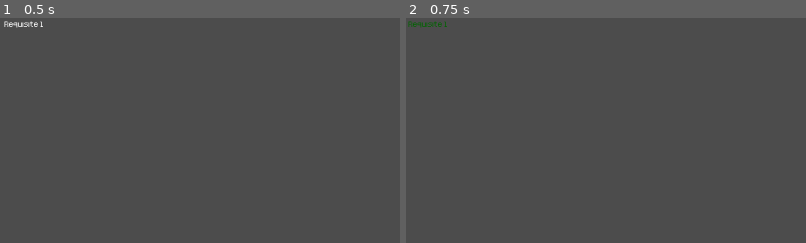
Above: before the commit, frames 1-2 (left to right).
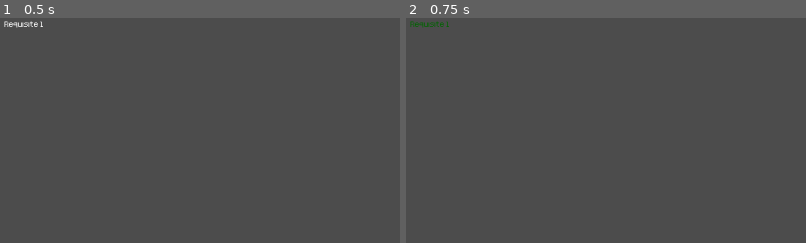
Above: after the commit, the same moments.

Repository: Clovisindo/CV-Please
Game: Godot game, scene res://scenes/game/items/job_offer/job_requisite.tscn
The game is run twice, just before and just after one commit, with the same random seed, the same clock (stepped at 60 frames per second) and the same inputs. This scene is started directly instead of the project's main scene. The engine's default icon, where the game draws it, is replaced by a stand-in: a white triangle on a blue panel in a dark square.
Inputs (mouse positions are % of the whole screen's width and height, from its top left):
- Up to frame 1 (0.5 s): no input
- Up to frame 2 (0.75 s): tap Enter at 0.5 s; move the mouse to (14, 2) at 0.52 s; click (14, 2) at 0.67 s
The pictures show only the part of the screen within x 0-50%, y 0-50%; the shares and areas given below are measured in that part.

Frame 1 is identical in both runs. In frame 2, 0.1% of the frame differs, in the area x 0-11%, y 1-4%.

Commit message:
correciones modo preguntas cruzadas
Cuando no hay respuesta, se sale del modo preguntas cruzadas.
Mas feedback color, y posicion estados modo cruzado.
Eliminamos la referencia en el interaction_dialog por que ya no se usa el estado matched.

Diff:
--- a/scenes/game/items/curriculum/skill_panel.gd
+++ b/scenes/game/items/curriculum/skill_panel.gd
@@ -95,7 +95,7 @@
 func skill_cross_progress():
 	if current_status == SkillStatus.CROSS_IDLE:
 		current_status = SkillStatus.CROSS_IN_PROGRESS
-		rect_position.x = 0
+		rect_position.x = 10
 		$SkillText.add_color_override("default_color", Color(1, 1, 0, 1))
 
 
@@ -142,7 +142,7 @@
 
 func _process_as_cross_idle(event):
 	if event is InputEventMouseButton && Input.is_mouse_button_pressed(BUTTON_LEFT):
-		current_status = SkillStatus.CROSS_IN_PROGRESS
+		skill_cross_progress()
 		emit_signal("send_cross_question")
 
 
@@ -153,7 +153,10 @@
 
 func _process(delta):
 	_set_size_by_text()
-	if current_status == SkillStatus.IDLE && is_hovered:
+	if (
+		(current_status == SkillStatus.IDLE || current_status == SkillStatus.CROSS_IDLE)
+		&& is_hovered
+	):
 		if rect_position.x >= x_limit || rect_position.x <= -1:
 			velocity *= -1
 		rect_position.x += velocity * delta
--- a/scenes/game/items/job_offer/job_requisite.gd
+++ b/scenes/game/items/job_offer/job_requisite.gd
@@ -95,7 +95,7 @@
 func requisite_cross_progress():
 	if current_status == JobOfferStatus.CROSS_IDLE:
 		current_status = JobOfferStatus.CROSS_IN_PROGRESS
-		rect_position.x = 0
+		rect_position.x = 10
 		$RequisiteText.add_color_override("default_color", Color(1, 1, 0, 1))
 
 
@@ -142,7 +142,7 @@
 
 func _process_as_cross_idle(event):
 	if event is InputEventMouseButton && Input.is_mouse_button_pressed(BUTTON_LEFT):
-		current_status = JobOfferStatus.CROSS_IN_PROGRESS
+		requisite_cross_progress()
 		emit_signal("send_cross_question")
 
 
@@ -153,7 +153,10 @@
 
 func _process(delta):
 	_set_size_by_text()
-	if current_status == JobOfferStatus.IDLE && is_hovered:
+	if (
+		(current_status == JobOfferStatus.IDLE && current_status == JobOfferStatus.CROSS_IDLE)
+		&& is_hovered
+	):
 		if rect_position.x <= x_limit || rect_position.x >= 1:
 			velocity *= -1
 		rect_position.x += velocity * delta
--- a/scenes/game/ui/interaction_dialog/interaction_dialog.gd
+++ b/scenes/game/ui/interaction_dialog/interaction_dialog.gd
@@ -8,7 +8,6 @@
 
 var current_question_answer: QuestionAnswer
 var current_line: InteractionLine
-var item_reference
 
 
 func _show_window_chat():
@@ -19,8 +18,7 @@
 	get_parent().visible = false
 
 
-func add_interaction_line(qa: QuestionAnswer, reference):
-	item_reference = reference
+func add_interaction_line(qa: QuestionAnswer):
 	if current_line:
 		current_question_answer = null
 		current_line = null
--- a/scenes/main/game_manager.gd
+++ b/scenes/main/game_manager.gd
@@ -148,9 +148,14 @@
 		var result_cross = applicant_list[current_applicant_index].get_cross_question(
 			cross_requisite.requisite_name, cross_skill.skill_name
 		)
-
+		current_interaction_dialog.add_interaction_line(
+			QuestionAnswer.new(cross_requisite.requisite_name, cross_skill.skill_name)
+		)
 		if result_cross != null:
-			# ejecutamos el mensaje
+			current_interaction_dialog.add_interaction_line(
+				QuestionAnswer.new(result_cross.question, result_cross.answer)
+			)
+			applicant_list[current_applicant_index].add_turn_count(TURN_VALUE_CROSS)
 			emit_signal(
 				"emit_message_to_player_dialog_box",
 				applicant_list[current_applicant_index].applicant_name,
@@ -158,9 +163,21 @@
 				result_cross.answer,
 				EnumUtils.TypeDialogBox.PLAYER
 			)
-			#mandamos al acabar todas las skills y requisites al estado previo
-			applicant_list[current_applicant_index].get_job_offer().previous_state_skills()
-			applicant_list[current_applicant_index].get_cv().previous_state_skills()
+		#mandamos al acabar todas las skills y requisites al estado previo
+		else:
+			current_interaction_dialog.add_interaction_line(
+				QuestionAnswer.new("dummy", "dummy response")
+			)
+			emit_signal(
+				"emit_message_to_player_dialog_box",
+				applicant_list[current_applicant_index].applicant_name,
+				"dummy",
+				"dummy response",
+				EnumUtils.TypeDialogBox.PLAYER
+			)
+			applicant_list[current_applicant_index].add_turn_count(TURN_VALUE_SKILL)  #castigamos solo con un turno
+		applicant_list[current_applicant_index].get_job_offer().previous_state_skills()
+		applicant_list[current_applicant_index].get_cv().previous_state_skills()
 
 
 func _on_player_dialog_finished(applicant_name, applicant_message, type_dialog_box):
@@ -203,7 +220,7 @@
 	applicant_list[current_applicant_index].get_job_offer().disable_requisites()
 	applicant_list[current_applicant_index].add_turn_count(TURN_VALUE_SKILL)
 	current_interaction_dialog.add_interaction_line(
-		QuestionAnswer.new(skill.skill_question, skill.skill_answer), skill
+		QuestionAnswer.new(skill.skill_question, skill.skill_answer)
 	)
 	emit_signal(
 		"emit_message_to_player_dialog_box",
@@ -219,8 +236,7 @@
 	applicant_list[current_applicant_index].get_cv().disable_skills()
 	applicant_list[current_applicant_index].add_turn_count(TURN_VALUE_REQUISITE)
 	current_interaction_dialog.add_interaction_line(
-		QuestionAnswer.new(job_requisite.requisite_question, job_requisite.requisite_answer),
-		job_requisite
+		QuestionAnswer.new(job_requisite.requisite_question, job_requisite.requisite_answer)
 	)
 	emit_signal(
 		"emit_message_to_player_dialog_box",
